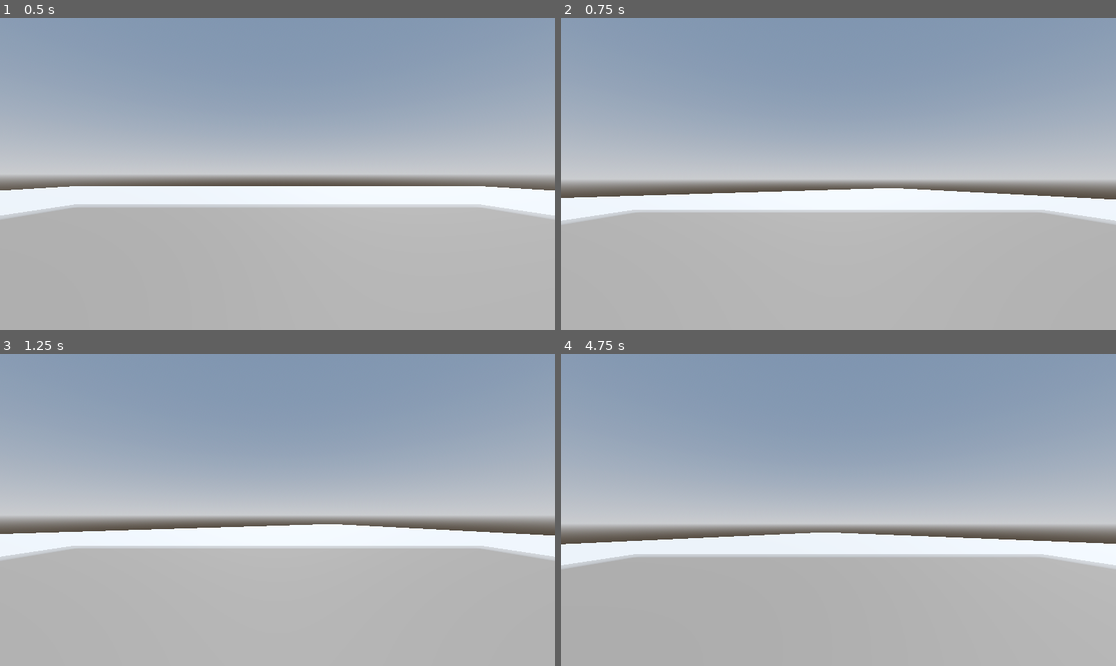
Above: before the commit, frames 1-4 (two rows, left to right).
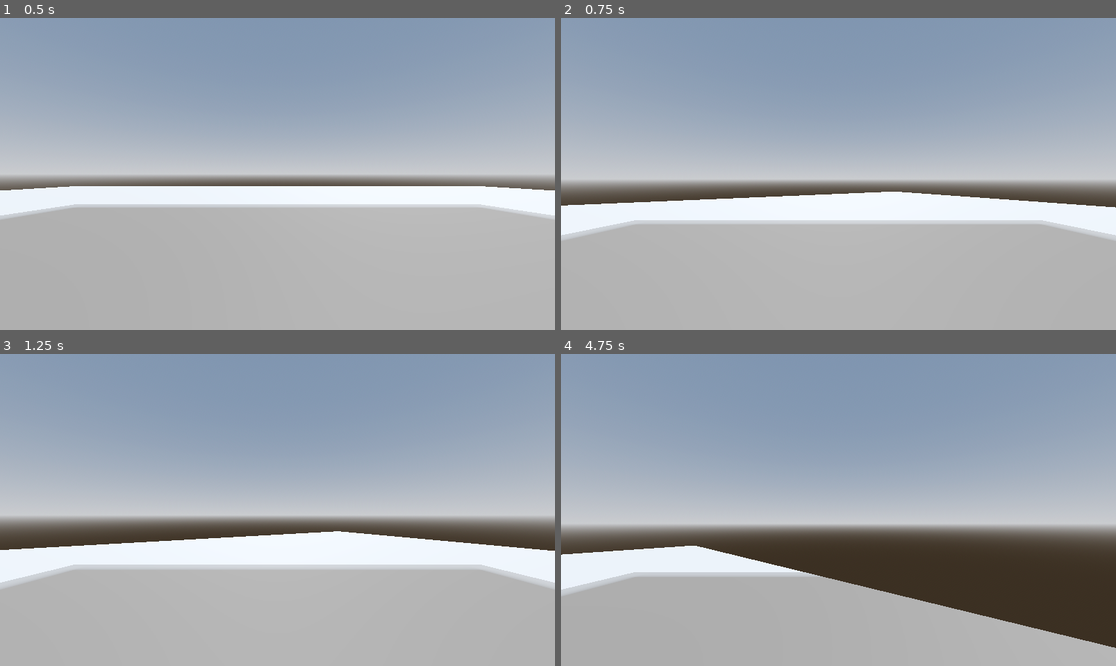
Above: after the commit, the same moments.

Repository: VarsityCoder/SKGGameJam
Game: Godot game, scene res://Levels/main_level.tscn
Two runs of this game, one before a commit and one after it. Both use one fixed random seed, a clock stepped at 60 frames per second and the inputs below.
Inputs (mouse positions are in pixels of both pictures, inside the frame that each line leads up to):
- Up to frame 1 (0.5 s): no input
- Up to frame 2 (0.75 s): tap Enter at 0.5 s; move the mouse to (866, 174) at 0.52 s; hold W (forward, bound only after the commit) from 0.53 s (still down); tap Space (jump, bound only after the commit) at 0.6 s
- Up to frame 3 (1.25 s): keep holding W (forward, bound only after the commit); tap Space (jump, bound only after the commit) at 0.77, 1.07 s
- Up to frame 4 (4.75 s): keep holding W (forward, bound only after the commit); move the mouse to (810, 510) at 1.27 s; tap Space (jump, bound only after the commit) at 1.35, 1.52, 1.82, 2.1, 2.85, 3.02, 3.32, 3.6, 3.77, 4.07, 4.35, 4.52 s; move the mouse to (849, 503) at 2.02 s; move the mouse to (832, 516) at 2.77 s; move the mouse to (877, 513) at 3.52 s; move the mouse to (794, 506) at 4.27 s

Frame 1 is identical in both runs. In frame 2, 6.5% of the frame differs, in the area x 0-100%, y 54-72%; in frame 3, 11%; in frame 4, 18%, in the area x 0-100%, y 57-95%.

Commit message:
Updating project.godot with input mapping

Diff:
--- a/project.godot
+++ b/project.godot
@@ -18,3 +18,36 @@
 [dotnet]
 
 project/assembly_name="SKGGameJam"
+
+[input]
+
+forward={
+"deadzone": 0.2,
+"events": [Object(InputEventKey,"resource_local_to_scene":false,"resource_name":"","device":-1,"window_id":0,"alt_pressed":false,"shift_pressed":false,"ctrl_pressed":false,"meta_pressed":false,"pressed":false,"keycode":0,"physical_keycode":87,"key_label":0,"unicode":119,"location":0,"echo":false,"script":null)
+]
+}
+back={
+"deadzone": 0.2,
+"events": [Object(InputEventKey,"resource_local_to_scene":false,"resource_name":"","device":-1,"window_id":0,"alt_pressed":false,"shift_pressed":false,"ctrl_pressed":false,"meta_pressed":false,"pressed":false,"keycode":0,"physical_keycode":83,"key_label":0,"unicode":115,"location":0,"echo":false,"script":null)
+]
+}
+right={
+"deadzone": 0.2,
+"events": [Object(InputEventKey,"resource_local_to_scene":false,"resource_name":"","device":-1,"window_id":0,"alt_pressed":false,"shift_pressed":false,"ctrl_pressed":false,"meta_pressed":false,"pressed":false,"keycode":0,"physical_keycode":68,"key_label":0,"unicode":100,"location":0,"echo":false,"script":null)
+]
+}
+left={
+"deadzone": 0.2,
+"events": [Object(InputEventKey,"resource_local_to_scene":false,"resource_name":"","device":-1,"window_id":0,"alt_pressed":false,"shift_pressed":false,"ctrl_pressed":false,"meta_pressed":false,"pressed":false,"keycode":0,"physical_keycode":65,"key_label":0,"unicode":97,"location":0,"echo":false,"script":null)
+]
+}
+jump={
+"deadzone": 0.2,
+"events": [Object(InputEventKey,"resource_local_to_scene":false,"resource_name":"","device":-1,"window_id":0,"alt_pressed":false,"shift_pressed":false,"ctrl_pressed":false,"meta_pressed":false,"pressed":false,"keycode":0,"physical_keycode":32,"key_label":0,"unicode":32,"location":0,"echo":false,"script":null)
+]
+}
+exit={
+"deadzone": 0.2,
+"events": [Object(InputEventKey,"resource_local_to_scene":false,"resource_name":"","device":-1,"window_id":0,"alt_pressed":false,"shift_pressed":false,"ctrl_pressed":false,"meta_pressed":false,"pressed":false,"keycode":0,"physical_keycode":4194305,"key_label":0,"unicode":0,"location":0,"echo":false,"script":null)
+]
+}
